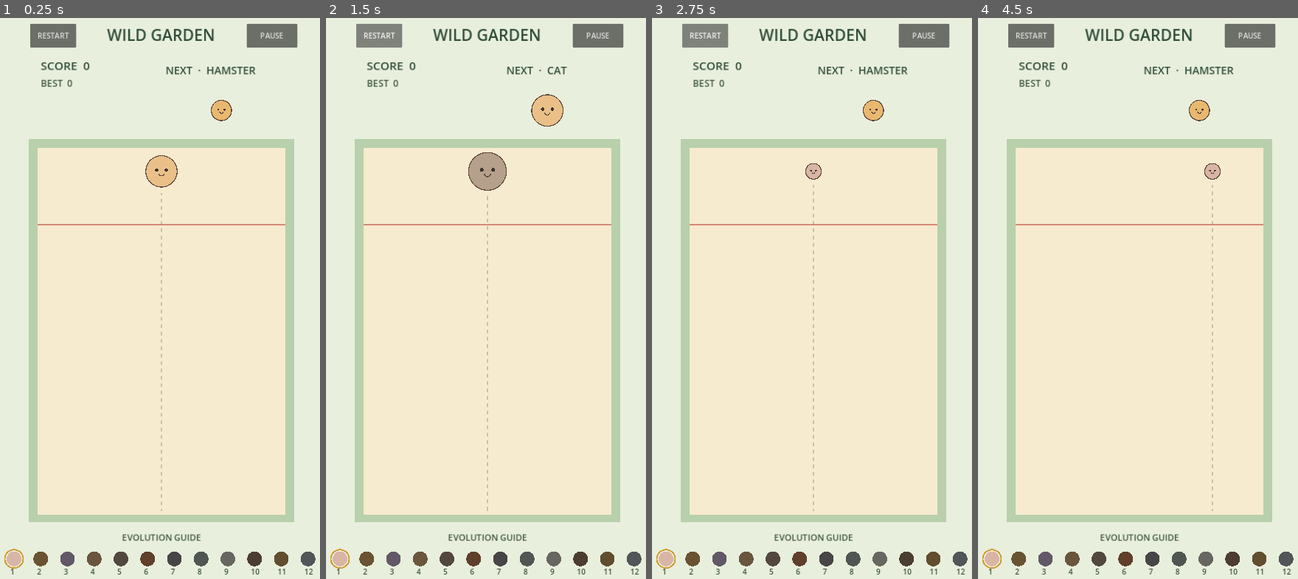
Above: before the commit, frames 1-4 (left to right).
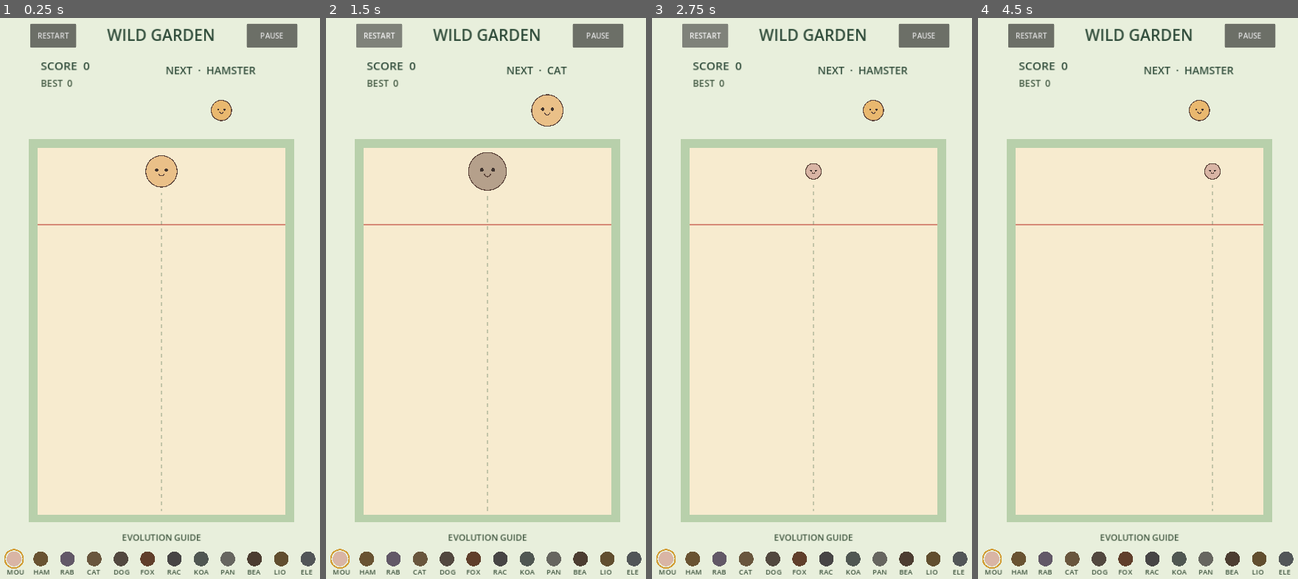
Above: after the commit, the same moments.

Repository: sandikovcusu-commits/MergeAnimal
Game: Godot game, scene res://scenes/game/Game.tscn
Same seed, same stepped clock (60 frames per second), same inputs: the game is played once before the commit and once after it.
Inputs (mouse positions are in pixels of both pictures, inside the frame that each line leads up to):
- Up to frame 1 (0.25 s): no input
- Up to frame 2 (1.5 s): click "RESTART" at 0.5 s; click "RESTART" at 1.25 s
- Up to frame 3 (2.75 s): click "RESTART" at 2 s
- Up to frame 4 (4.5 s): click "PAUSE" at 2.75 s; click "RESUME" at 3.5 s; tap Enter at 4.25 s; move the mouse to (1211, 276) at 4.27 s; click (1211, 276) at 4.42 s

The runs differ from the first frame. In frame 1, 0.4% of the frame differs, in the area x 2-98%, y 98-100%; in frame 2, 0.4%; in frame 3, 0.4%; in frame 4, 0.4%.

Commit message:
Expand golden and large-body collision diagnostics
Co-authored-by: arena-agent <297053741+arena-agent@users.noreply.github.com>

Diff:
--- a/MergeAnimals/scenes/game/Game.tscn
+++ b/MergeAnimals/scenes/game/Game.tscn
@@ -222,7 +222,7 @@
 offset_right = 100.0
 offset_bottom = 158.0
 min_value = 1.0
-max_value = 5.0
+max_value = 12.0
 value = 1.0
 
 [node name="Spawn" type="Button" parent="HUD/DebugPanel"]
--- a/MergeAnimals/scripts/gameplay/Game.gd
+++ b/MergeAnimals/scripts/gameplay/Game.gd
@@ -369,6 +369,8 @@
 	next_preview.data = next_data
 	next_label.text = "NEXT  ·  " + next_data.display_name.to_upper()
 	score_label.text = "SCORE  %d" % score
+	if combo_count > 1:
+		score_label.text += "  x%d" % combo_count
 	best_label.text = "BEST  %d" % best_score
 	_update_preview()
 
@@ -391,7 +393,7 @@
 		draw_circle(Vector2(x, 1190), 16, color)
 		if item.level == highest_level:
 			draw_arc(Vector2(x, 1190), 20, 0, TAU, 32, Color("d29b31"), 3.0)
-		draw_string(font, Vector2(x - 8, 1224), str(item.level), HORIZONTAL_ALIGNMENT_LEFT, -1, 16, Color("394f39"))
+		draw_string(font, Vector2(x - 16, 1224), item.display_name.substr(0, 3).to_upper(), HORIZONTAL_ALIGNMENT_LEFT, -1, 15, Color("394f39"))
 	if debug_outlines and is_instance_valid(pieces):
 		for body in pieces.get_children():
 			if body is Animal:
@@ -429,7 +431,8 @@
 		# The regular danger monitor still decides whether overflow occurs.
 		for row in range(8):
 			for column in range(6):
-				create_animal(animals[4], Vector2(140 + column * 84, 1052 - row * 84))
+				var body := create_animal(animals[4], Vector2(140 + column * 84, 1052 - row * 84))
+				body.merge_locked = true # Debug fixture only, to retain a stable overflow pile.
 
 func _toggle_debug_outlines() -> void:
 	debug_outlines = not debug_outlines
--- a/MergeAnimals/tests/integration/day3_suite.gd
+++ b/MergeAnimals/tests/integration/day3_suite.gd
@@ -100,6 +100,17 @@
 			check(game.score == 1000 and game.is_playing() and game.merge_manager.merge_count == 1, "golden duplicate protected; play continues")
 		await cleanup()
 	await fixture()
+	game.danger_monitor.set_physics_process(false)
+	game.golden_config = game.golden_config.duplicate()
+	game.golden_config.bonus_score = 1234
+	var gold_a = game.create_animal(game.animals[11], Vector2(220, 800))
+	var gold_b = game.create_animal(game.animals[11], Vector2(500, 800))
+	check(game.merge_manager.request_merge(gold_a, gold_b), "gold pair reservation")
+	check(not game.merge_manager.request_merge(gold_b, gold_a), "duplicate gold callback rejected")
+	game.merge_manager._commit_pending()
+	check(game.score == 1234 and game.merge_manager.merge_count == 1 and game.pieces.get_child_count() == 0, "custom gold resource awarded once")
+	await cleanup()
+	await fixture()
 	check(game.combo_count == 0 and game.highest_level == 1 and game.score == 0, "new scene resets combo score guide")
 	game.create_animal(game.animals[7], Vector2(360, 800))
 	check(game.highest_level == 8, "guide records highest created animal")
--- /dev/null
+++ b/MergeAnimals/tests/logs/v030-bot-sessions.csv
@@ -0,0 +1,101 @@
+seed,strategy,drops,merges,highest_level,score,combo_events,end_reason,sim_seconds,full_escape
+30000,random,75,38,7,725,18,time_cap,90.02,0
+30001,same_target,75,55,8,1234,22,time_cap,90.02,0
+30002,lowest_stack,75,41,6,644,17,time_cap,90.02,0
+30003,merge_priority,75,60,8,1206,26,time_cap,90.02,0
+30004,random,75,42,7,1053,22,time_cap,90.02,0
+30005,same_target,75,62,8,1339,23,time_cap,90.02,0
+30006,lowest_stack,75,40,7,725,18,time_cap,90.02,0
+30007,merge_priority,75,52,7,822,18,time_cap,90.02,0
+30008,random,75,41,7,712,16,time_cap,90.02,0
+30009,same_target,75,54,7,1002,22,time_cap,90.02,0
+30010,lowest_stack,75,44,7,687,19,time_cap,90.02,0
+30011,merge_priority,75,57,7,1084,20,time_cap,90.02,0
+30012,random,75,46,8,1039,17,time_cap,90.02,0
+30013,same_target,75,55,8,1266,21,time_cap,90.02,0
+30014,lowest_stack,75,45,7,1047,26,time_cap,90.02,0
+30015,merge_priority,75,46,7,874,17,time_cap,90.02,0
+30016,random,75,55,8,1212,29,time_cap,90.02,0
+30017,same_target,75,58,8,1146,13,time_cap,90.02,0
+30018,lowest_stack,75,47,8,1149,26,time_cap,90.02,0
+30019,merge_priority,75,60,8,1238,23,time_cap,90.02,0
+30020,random,75,41,7,831,17,time_cap,90.02,0
+30021,same_target,75,52,7,989,15,time_cap,90.02,0
+30022,lowest_stack,75,47,7,828,20,time_cap,90.02,0
+30023,merge_priority,75,60,8,1345,23,time_cap,90.02,0
+30024,random,75,55,7,1057,27,time_cap,90.02,0
+30025,same_target,75,53,7,922,16,time_cap,90.02,0
+30026,lowest_stack,75,37,6,585,13,time_cap,90.02,0
+30027,merge_priority,75,59,7,1111,21,time_cap,90.02,0
+30028,random,75,41,7,653,19,time_cap,90.02,0
+30029,same_target,75,50,7,941,16,time_cap,90.02,0
+30030,lowest_stack,75,40,7,867,16,time_cap,90.02,0
+30031,merge_priority,75,57,8,1262,22,time_cap,90.02,0
+30032,random,75,41,7,733,17,time_cap,90.02,0
+30033,same_target,75,60,8,1210,19,time_cap,90.02,0
+30034,lowest_stack,75,41,7,797,19,time_cap,90.02,0
+30035,merge_priority,75,56,8,1055,17,time_cap,90.02,0
+30036,random,75,48,8,1055,27,time_cap,90.02,0
+30037,same_target,75,54,7,900,20,time_cap,90.02,0
+30038,lowest_stack,75,47,7,865,26,time_cap,90.02,0
+30039,merge_priority,75,54,7,968,17,time_cap,90.02,0
+30040,random,75,37,7,617,15,time_cap,90.02,0
+30041,same_target,75,57,8,1311,26,time_cap,90.02,0
+30042,lowest_stack,75,50,7,1051,29,time_cap,90.02,0
+30043,merge_priority,75,52,8,1248,19,time_cap,90.02,0
+30044,random,75,46,7,1153,18,time_cap,90.02,0
+30045,same_target,75,52,7,1275,22,time_cap,90.02,0
+30046,lowest_stack,75,44,7,890,20,time_cap,90.02,0
+30047,merge_priority,75,53,7,876,20,time_cap,90.02,0
+30048,random,75,34,7,687,14,time_cap,90.02,0
+30049,same_target,75,51,7,839,10,time_cap,90.02,0
+30050,lowest_stack,75,39,7,795,16,time_cap,90.02,0
+30051,merge_priority,75,62,8,1247,22,time_cap,90.02,0
+30052,random,75,36,6,661,17,time_cap,90.02,0
+30053,same_target,28,8,5,86,1,overflow,32.83,0
+30054,lowest_stack,75,46,7,910,23,time_cap,90.02,0
+30055,merge_priority,75,67,8,1442,30,time_cap,90.02,0
+30056,random,75,47,7,744,23,time_cap,90.02,0
+30057,same_target,75,60,8,1238,18,time_cap,90.02,0
+30058,lowest_stack,75,42,7,809,16,time_cap,90.02,0
+30059,merge_priority,75,56,8,1290,22,time_cap,90.02,0
+30060,random,75,45,7,836,19,time_cap,90.02,0
+30061,same_target,75,53,7,868,13,time_cap,90.02,0
+30062,lowest_stack,75,49,8,1164,24,time_cap,90.02,0
+30063,merge_priority,75,58,8,1296,28,time_cap,90.02,0
+30064,random,75,37,7,650,16,time_cap,90.02,0
+30065,same_target,75,59,8,1209,22,time_cap,90.02,0
+30066,lowest_stack,75,43,7,878,24,time_cap,90.02,0
+30067,merge_priority,75,58,7,1041,23,time_cap,90.02,0
+30068,random,75,51,7,1137,30,time_cap,90.02,0
+30069,same_target,75,65,8,1434,27,time_cap,90.02,0
+30070,lowest_stack,75,40,7,833,14,time_cap,90.02,0
+30071,merge_priority,75,56,8,1122,23,time_cap,90.02,0
+30072,random,75,41,7,706,15,time_cap,90.02,0
+30073,same_target,75,56,7,1092,20,time_cap,90.02,0
+30074,lowest_stack,75,42,7,786,22,time_cap,90.02,0
+30075,merge_priority,75,59,8,1180,21,time_cap,90.02,0
+30076,random,75,46,7,1087,25,time_cap,90.02,0
+30077,same_target,75,52,7,937,16,time_cap,90.02,0
+30078,lowest_stack,75,45,7,853,23,time_cap,90.02,0
+30079,merge_priority,75,59,8,1096,17,time_cap,90.02,0
+30080,random,75,46,7,1076,24,time_cap,90.02,0
+30081,same_target,75,57,8,1310,20,time_cap,90.02,0
+30082,lowest_stack,75,40,7,720,12,time_cap,90.02,0
+30083,merge_priority,75,61,8,1223,23,time_cap,90.02,0
+30084,random,75,42,7,998,19,time_cap,90.02,0
+30085,same_target,75,58,8,1339,24,time_cap,90.02,0
+30086,lowest_stack,75,44,7,798,15,time_cap,90.02,0
+30087,merge_priority,75,60,8,1254,20,time_cap,90.02,0
+30088,random,75,45,8,1131,25,time_cap,90.02,0
+30089,same_target,75,60,8,1255,26,time_cap,90.02,0
+30090,lowest_stack,75,44,7,748,19,time_cap,90.02,0
+30091,merge_priority,75,60,8,1352,22,time_cap,90.02,0
+30092,random,75,43,7,850,15,time_cap,90.02,0
+30093,same_target,75,55,7,1081,22,time_cap,90.02,0
+30094,lowest_stack,75,49,8,1166,30,time_cap,90.02,0
+30095,merge_priority,75,56,7,1068,17,time_cap,90.02,0
+30096,random,75,52,8,1163,24,time_cap,90.02,0
+30097,same_target,75,63,8,1517,28,time_cap,90.02,0
+30098,lowest_stack,75,35,6,653,13,time_cap,90.02,0
+30099,merge_priority,75,52,7,895,21,time_cap,90.02,0
--- a/MergeAnimals/tests/physics/day3_wall_matrix.gd
+++ b/MergeAnimals/tests/physics/day3_wall_matrix.gd
@@ -46,6 +46,41 @@
 	game.queue_free()
 	await process_frame
 	return not center_escaped and not stuck
+func floor_case(level: int, speed: float) -> bool:
+	Engine.physics_ticks_per_second = 60
+	var game = scene.instantiate()
+	game.persist_best = false
+	root.add_child(game)
+	await process_frame
+	game.danger_monitor.set_physics_process(false)
+	var data = game.animals[level - 1]
+	var body = game.create_animal(data, Vector2(360, 600))
+	body.gravity_scale = 0.0
+	body.linear_velocity = Vector2(0, speed)
+	var depth_max := 0.0
+	var frames := 0
+	var streak := 0
+	var max_streak := 0
+	var escaped := false
+	var final_depth := 0.0
+	for i in range(180):
+		await physics_frame
+		var depth: float = maxf(0.0, body.position.y + data.radius - game.floor_height)
+		depth_max = maxf(depth_max, depth)
+		if depth > 0.01:
+			frames += 1
+			streak += 1
+			max_streak = maxi(max_streak, streak)
+		else:
+			streak = 0
+		escaped = escaped or body.position.y - data.radius > game.floor_height + 32.0
+		final_depth = depth
+	var stuck: bool = final_depth > 2.0 and absf(body.linear_velocity.y) < 1.0
+	print("FLOOR level=%d speed=%.0f max_px=%.3f overlap_frames=%d max_consecutive=%d fully_escaped=%s stuck=%s" % [level, speed, depth_max, frames, max_streak, escaped, stuck])
+	game.queue_free()
+	await process_frame
+	return not escaped and not stuck
+
 func run() -> void:
 	var cases := [
 		[1,0,60,32,120,0.1,1.0], [1,1,60,32,120,0.1,1.0], [1,2,60,32,120,0.1,1.0],
@@ -53,12 +88,17 @@
 		[1,1,120,32,700,0.1,1.0], [1,1,240,32,700,0.1,1.0],
 		[1,1,60,64,700,0.1,1.0], [1,1,60,32,700,0.0,1.0], [1,1,60,32,700,0.5,1.0],
 		[1,1,60,32,700,0.1,0.8], [5,1,60,32,120,0.1,1.0], [5,1,60,32,700,0.1,1.0],
-		[12,1,60,32,120,0.1,1.0], [12,1,60,32,700,0.1,1.0]
+		[12,1,60,32,120,0.1,1.0], [12,1,60,32,700,0.1,1.0],
+		[12,1,120,32,700,0.1,1.0], [12,1,240,32,700,0.1,1.0], [12,2,60,32,700,0.1,1.0]
 	]
 	var failures := 0
 	for c in cases:
 		if not await run_case(c[0], c[1], c[2], c[3], c[4], c[5], c[6]):
 			failures += 1
+	for level in [1, 5, 12]:
+		for speed in [120.0, 700.0]:
+			if not await floor_case(level, speed):
+				failures += 1
 	Engine.physics_ticks_per_second = 60
 	print("Wall matrix cases=%d full_escape_or_stuck=%d" % [cases.size(), failures])
 	quit(1 if failures else 0)
Not shown, added: MergeAnimals/tests/logs/v030-runtime-fbcb4ca.txt
